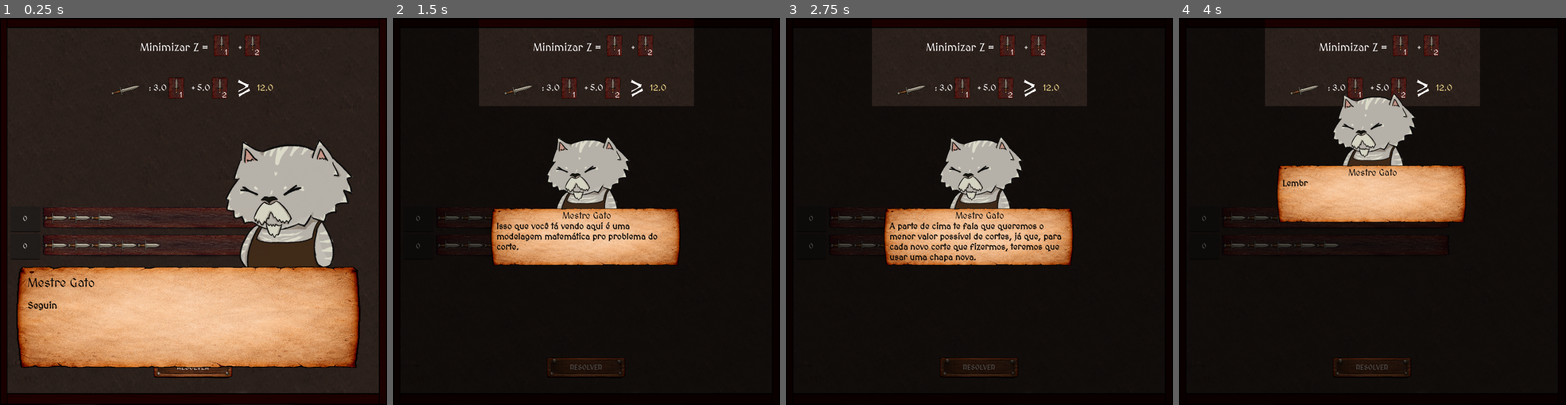
Above: before the commit, frames 1-4 (left to right).
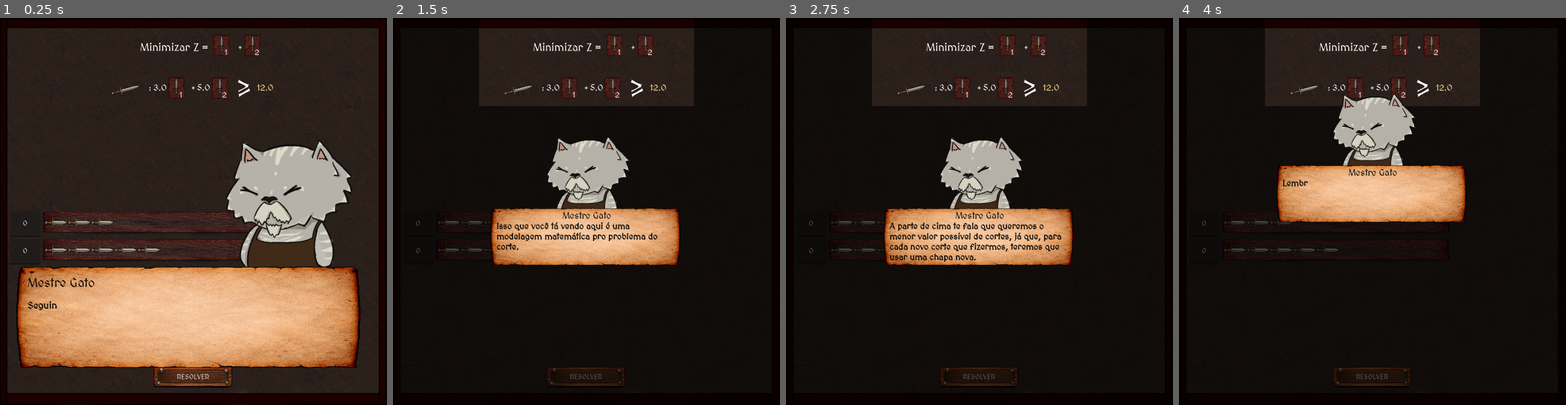
Above: after the commit, the same moments.

Repository: VitaumOS/Jogo_IC-Godot
Game: Godot game, scene res://scene/TreinoModelagem.tscn
The game is run twice, just before and just after one commit, with the same random seed, the same clock (stepped at 60 frames per second) and the same inputs. This scene is started directly instead of the project's main scene.
Inputs (mouse positions are in pixels of both pictures, inside the frame that each line leads up to):
- Up to frame 1 (0.25 s): no input
- Up to frame 2 (1.5 s): tap Enter (ui_accept) at 0.5, 0.77, 1.25 s; move the mouse to (671, 192) at 0.52 s; click (671, 192) at 0.67 s; move the mouse to (509, 230) at 1.27 s; click (509, 230) at 1.42 s
- Up to frame 3 (2.75 s): tap Enter (ui_accept) at 1.52 s; move the mouse to (1018, 126) at 2.02 s; click (1018, 126) at 2.17 s
- Up to frame 4 (4 s): tap Enter (ui_accept) at 2.75, 3.02, 3.77 s; move the mouse to (1353, 288) at 2.77 s; click (1353, 288) at 2.92 s; move the mouse to (1488, 269) at 3.52 s; click (1488, 269) at 3.67 s

The runs differ from the first frame. In frame 1, 3.9% of the frame differs, in the area x 3-66%, y 48-96%; in frame 2, 0.7%; in frame 3, 0.7%; in frame 4, 0.8%.

Commit message:
Arrumando padrões e o treinamento de modelagem

Diff:
--- a/data_json/desafios_pcu.json
+++ b/data_json/desafios_pcu.json
@@ -2,9 +2,6 @@
   "problemas": [
     {
       "id": 1,
-      "titulo": "Desafio 1: Forja de Adagas",
-      "descricao": "O cliente precisa de adagas com urgência. Combine os padrões para entregar o pedido gastando o mínimo de chapas!",
-      "tamanho_chapa": 500.0,
       "demanda": [12, 0, 0, 0, 0, 0],
       "minimo_chapas_otimo": 3,
       "padroes_disponiveis": [
@@ -14,28 +11,26 @@
     },
     {
       "id": 2,
-      "titulo": "Desafio 2: Infantaria Básica",
-      "descricao": "Combine os cortes de Espadas M e Machados. Cuidado para não gerar muito desperdício de metal!",
-      "tamanho_chapa": 500.0,
-      "demanda": [0, 4, 0, 3, 0, 0],
-      "minimo_chapas_otimo": 4,
+      "demanda": [8, 5, 0, 5, 0, 0],
+      "minimo_chapas_otimo": 3,
       "padroes_disponiveis": [
-        { "nome": "Padrão Espadas", "composicao": [0, 2, 0, 0, 0, 0] },
-        { "nome": "Padrão Machados", "composicao": [0, 0, 0, 2, 0, 0] },
-        { "nome": "Combo Misto", "composicao": [0, 1, 0, 1, 0, 0] }
+        { "nome": "Misto Tático", "composicao": [3, 2, 0, 1, 0, 0] },
+        { "nome": "Linha de Choque", "composicao": [0, 3, 0, 2, 0, 0] },
+        { "nome": "Assalto Leve", "composicao": [5, 0, 0, 2, 0, 0] },
+        { "nome": "Lote Espadas", "composicao": [1, 4, 0, 0, 0, 0] },
+        { "nome": "Lote Machados", "composicao": [0, 1, 0, 4, 0, 0] }
       ]
     },
     {
       "id": 3,
-      "titulo": "Desafio 3: O Arsenal Avançado",
-      "descricao": "Desafio final! Forneça Arcos e Espadas G equilibrando perfeitamente o estoque.",
-      "tamanho_chapa": 500.0,
-      "demanda": [0, 0, 4, 0, 2, 0],
-      "minimo_chapas_otimo": 3,
+      "demanda": [0, 3, 3, 0, 3, 3],
+      "minimo_chapas_otimo": 4,
       "padroes_disponiveis": [
-        { "nome": "Corte Espada G", "composicao": [0, 0, 2, 0, 0, 0] },
-        { "nome": "Corte Arcos", "composicao": [0, 0, 0, 0, 2, 0] },
-        { "nome": "Fronteira Mista", "composicao": [0, 0, 1, 0, 1, 0] }
+        { "nome": "Longo Alcance", "composicao": [0, 1, 0, 0, 1, 1] },
+        { "nome": "Guarda Real", "composicao": [0, 0, 2, 0, 1, 0] },
+        { "nome": "Falange", "composicao": [0, 0, 0, 0, 0, 2] },
+        { "nome": "Vanguarda", "composicao": [0, 2, 1, 0, 1, 0] },
+        { "nome": "Apoio Pesado", "composicao": [0, 1, 3, 0, 0, 0] }
       ]
     }
   ]
--- a/data_json/padroes.json
+++ b/data_json/padroes.json
@@ -1,38 +1,36 @@
 {
   "padroes": [
-    { "dia": 1, "nome": "Lote Adagas Essencial", "composicao": [9, 0, 0, 0, 0, 0], "preco": 200 },
-    { "dia": 1, "nome": "Kit Inicial Misto", "composicao": [2, 4, 0, 0, 0, 0], "preco": 250 },
+    { "dia": 1, "nome": "p1", "composicao": [4, 2, 0, 0, 0, 0], "preco": 200 },
+    { "dia": 1, "nome": "p2", "composicao": [2, 3, 0, 0, 0, 0], "preco": 250 },
 
-    { "dia": 2, "nome": "Fronteira Espadas G", "composicao": [0, 0, 4, 0, 0, 0], "preco": 100 },
-    { "dia": 2, "nome": "Corte Machado e Adaga", "composicao": [1, 0, 0, 5, 0, 0], "preco": 120 },
-    { "dia": 2, "nome": "Trinca de Espadas M", "composicao": [0, 3, 1, 0, 0, 0], "preco": 140 },
-    { "dia": 2, "nome": "Corte Misto de Defesa", "composicao": [2, 2, 1, 0, 0, 0], "preco": 160 },
-    { "dia": 2, "nome": "Par de Machados Compacto", "composicao": [0, 0, 0, 2, 0, 0], "preco": 90 },
-    { "dia": 2, "nome": "Dupla Espada e Machado", "composicao": [0, 2, 0, 2, 0, 0], "preco": 150 },
-    { "dia": 2, "nome": "Excesso de Adagas", "composicao": [5, 1, 0, 1, 0, 0], "preco": 130 },
+    { "dia": 2, "nome": "p3", "composicao": [1, 0, 3, 0, 0, 0], "preco": 120 },
+    { "dia": 2, "nome": "p4", "composicao": [1, 2, 1, 0, 0, 0], "preco": 140 },
+    { "dia": 2, "nome": "p5", "composicao": [2, 1, 2, 0, 0, 0], "preco": 160 },
+    { "dia": 2, "nome": "p6", "composicao": [0, 2, 1, 0, 0, 0], "preco": 150 },
+    { "dia": 2, "nome": "p7", "composicao": [2, 1, 1, 0, 0, 0], "preco": 130 },
 
-    { "dia": 3, "nome": "Padrão Desperdiçador (Ruim)", "composicao": [1, 1, 0, 0, 0, 0], "preco": 50 },
-    { "dia": 3, "nome": "Sucata Otimizada G", "composicao": [3, 0, 2, 1, 0, 0], "preco": 200 },
-    { "dia": 3, "nome": "Linha de Arcos Leves", "composicao": [1, 0, 0, 0, 2, 0], "preco": 220 },
-    { "dia": 3, "nome": "Corte Avançado Misto", "composicao": [1, 2, 1, 1, 0, 0], "preco": 240 },
-    { "dia": 3, "nome": "Dupla de Arcos Padrão", "composicao": [0, 0, 0, 0, 2, 0], "preco": 180 },
-    { "dia": 3, "nome": "Grade de Machados G", "composicao": [0, 0, 2, 2, 0, 0], "preco": 210 },
-    { "dia": 3, "nome": "Simples Machado e Arco", "composicao": [0, 0, 0, 1, 1, 0], "preco": 150 },
+    { "dia": 3, "nome": "p8", "composicao": [1, 1, 1, 0, 0, 0], "preco": 100 },
+    { "dia": 3, "nome": "p9", "composicao": [2, 1, 1, 1, 0, 0], "preco": 200 },
+    { "dia": 3, "nome": "p10", "composicao": [1, 0, 1, 0, 0, 0], "preco": 220 },
+    { "dia": 3, "nome": "p11", "composicao": [1, 2, 1, 1, 0, 0], "preco": 240 },
+    { "dia": 3, "nome": "p12", "composicao": [1, 0, 2, 2, 0, 0], "preco": 210 },
+    { "dia": 3, "nome": "p13", "composicao": [0, 1, 0, 1, 0, 0], "preco": 150 },
 
-    { "dia": 4, "nome": "Combo Lâminas Pesadas", "composicao": [0, 2, 1, 2, 0, 0], "preco": 250 },
-    { "dia": 4, "nome": "Carga Arcos Longos", "composicao": [0, 0, 0, 0, 2, 0], "preco": 300 },
-    { "dia": 4, "nome": "Suporte de Lanças M", "composicao": [1, 0, 0, 0, 1, 1], "preco": 320 },
-    { "dia": 4, "nome": "Par de Lanças Rústico", "composicao": [1, 0, 0, 0, 0, 2], "preco": 280 },
-    { "dia": 4, "nome": "Arquearia e Infantaria", "composicao": [2, 1, 0, 0, 1, 0], "preco": 260 },
-    { "dia": 4, "nome": "Corte Misto de Cerco", "composicao": [0, 0, 1, 2, 1, 0], "preco": 290 },
-    { "dia": 4, "nome": "Lote Geral de Lâminas", "composicao": [4, 1, 1, 0, 0, 0], "preco": 230 },
+    { "dia": 4, "nome": "p14", "composicao": [2, 1, 0, 2, 0, 0], "preco": 250 },
+    { "dia": 4, "nome": "p15", "composicao": [1, 1, 0, 0, 0, 0], "preco": 320 },
+    { "dia": 4, "nome": "p16", "composicao": [1, 1, 0, 2, 0, 0], "preco": 280 },
+    { "dia": 4, "nome": "p17", "composicao": [2, 1, 0, 1, 1, 0], "preco": 260 },
+    { "dia": 4, "nome": "p18", "composicao": [0, 1, 1, 1, 1, 0], "preco": 290 },
+    { "dia": 4, "nome": "p19", "composicao": [2, 1, 1, 0, 1, 0], "preco": 230 },
 
-    { "dia": 5, "nome": "Linha de Lanças Real", "composicao": [0, 0, 0, 0, 0, 2], "preco": 350 },
-    { "dia": 5, "nome": "Engenharia Suprema", "composicao": [1, 0, 1, 1, 0, 1], "preco": 450 },
-    { "dia": 5, "nome": "Otimização de Lanças G", "composicao": [1, 1, 1, 0, 0, 1], "preco": 420 },
-    { "dia": 5, "nome": "Arsenal de Arcos Otimizado", "composicao": [1, 0, 0, 1, 2, 0], "preco": 380 },
-    { "dia": 5, "nome": "Par de Lanças Puro", "composicao": [0, 0, 0, 0, 0, 2], "preco": 300 },
+    { "dia": 5, "nome": "p20", "composicao": [1, 0, 1, 1, 0, 1], "preco": 450 },
+    { "dia": 5, "nome": "p21", "composicao": [1, 1, 1, 0, 0, 1], "preco": 420 },
+    { "dia": 5, "nome": "p22", "composicao": [1, 0, 1, 1, 1, 0], "preco": 380 },
 
-    { "dia": 6, "nome": "Padrão de Emergência Ineficiente", "composicao": [1, 0, 0, 0, 1, 0], "preco": 100 }
+    { "dia": 6, "nome": "p23", "composicao": [1, 0, 0, 1, 1, 0], "preco": 100 },
+    { "dia": 6, "nome": "p24", "composicao": [0, 1, 0, 1, 0, 1], "preco": 180 },
+    { "dia": 6, "nome": "p25", "composicao": [1, 0, 1, 0, 0, 1], "preco": 240 },
+    { "dia": 6, "nome": "p26", "composicao": [1, 1, 0, 2, 1, 0], "preco": 160 },
+    { "dia": 6, "nome": "p27", "composicao": [0, 1, 1, 1, 1, 0], "preco": 220 }
   ]
 }
--- a/pulp_solution.json
+++ b/pulp_solution.json
@@ -1,9 +1,7 @@
 {
     "status": "Optimal",
-    "chapas_usadas": 8,
+    "chapas_usadas": 1,
     "plano_corte": {
-        "Padrao_1": 3,
-        "Padrao_3": 2,
-        "Padrao_4": 3
+        "Padrao_1": 1
     }
 }
--- a/scene/TreinoModelagem.tscn
+++ b/scene/TreinoModelagem.tscn
@@ -32,7 +32,8 @@
 offset_left = 11.0
 offset_top = -4.0
 offset_right = 861.0
-offset_bottom = 801.0
+offset_bottom = 854.0
+theme_override_constants/separation = 15
 
 [node name="PainelEsquerdo" type="VBoxContainer" parent="MainMargin/LayoutPrincipal" unique_id=1054586216]
 layout_mode = 2
@@ -63,8 +64,8 @@
 custom_minimum_size = Vector2(850, 249.61)
 layout_mode = 0
 offset_right = 850.0
-offset_bottom = 249.61
-theme_override_constants/separation = 9
+offset_bottom = 287.0
+theme_override_constants/separation = -11
 
 [node name="Restricao" parent="MainMargin/LayoutPrincipal/PainelEsquerdo/ScrollRestricoes/ContainerRestricoes" unique_id=1322664123 instance=ExtResource("3_jntv4")]
 custom_minimum_size = Vector2(32.78, 72.065)
@@ -75,7 +76,7 @@
 layout_mode = 2
 
 [node name="ScrollPadroes" type="ScrollContainer" parent="MainMargin/LayoutPrincipal/PainelDireito" unique_id=705050902]
-custom_minimum_size = Vector2(300, 300)
+custom_minimum_size = Vector2(300, 318.735)
 layout_mode = 2
 
 [node name="ContainerPadroesSelecao" type="VBoxContainer" parent="MainMargin/LayoutPrincipal/PainelDireito/ScrollPadroes" unique_id=905768712]
